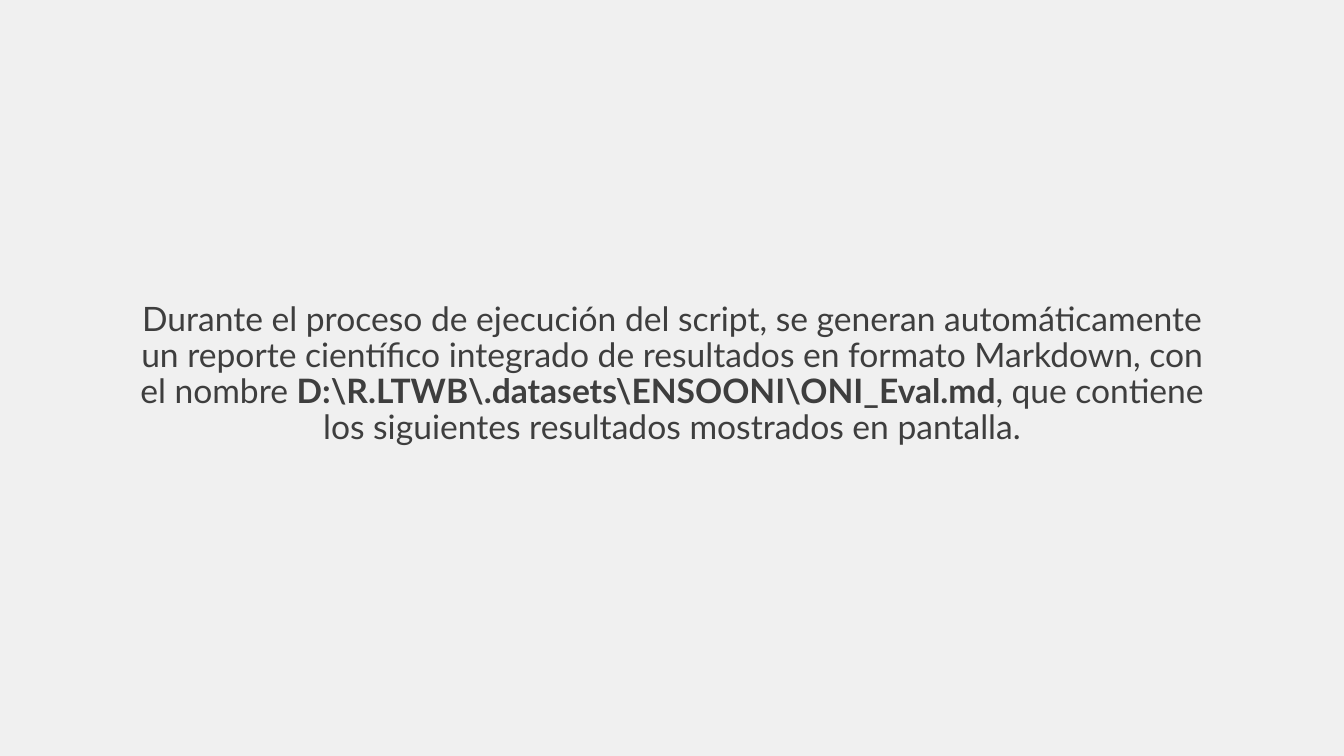
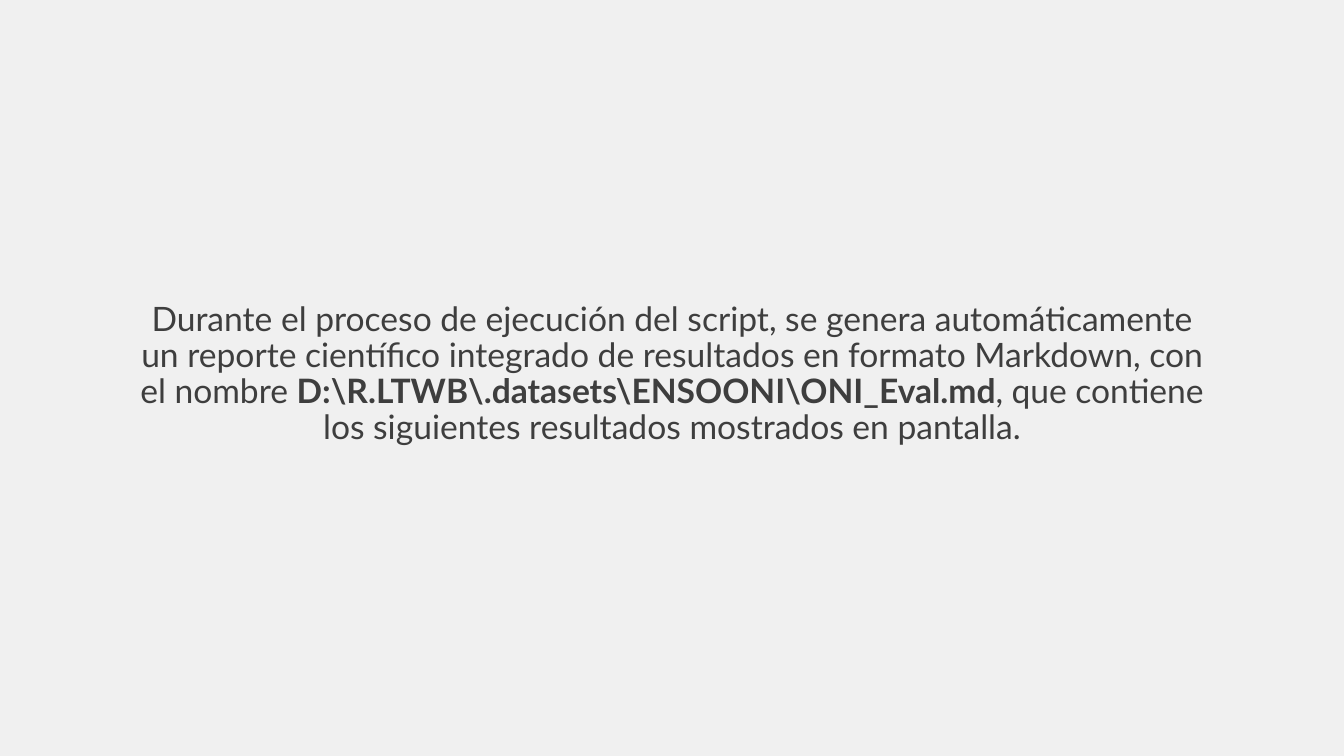
Before and after one commit to rcfdtools/R.LTWB, a slide deck: slide 17 of Section03/ENSOONI/ENSOONI.pptx. Drawn at 1344x756 pixels with LibreOffice and Linux fonts; fonts in the diff are those of the drawing. Boxes give left, top, right and bottom in pixels: in the first picture for what was removed or moved away, otherwise in the second. Text is boxed around its words. In the diff, an @@ line names an element or a change of style, - is before the commit and + after.

Commit message:
General update.

```diff
--- a/Section03/ENSOONI/ENSOONI.pptx
+++ b/Section03/ENSOONI/ENSOONI.pptx
@@ title at box(140, 306, 1203, 445): text changed @@
-Durante el proceso de ejecución del script, se generan automáticamente un reporte científico integrado de resultados en formato Markdown, con el nombre D:\R.LTWB\.datasets\ENSOONI\ONI_Eval.md, que contiene los siguientes resultados mostrados en pantalla.
+Durante el proceso de ejecución del script, se genera automáticamente un reporte científico integrado de resultados en formato Markdown, con el nombre D:\R.LTWB\.datasets\ENSOONI\ONI_Eval.md, que contiene los siguientes resultados mostrados en pantalla.
```
Also in this commit, not shown: 4 other files.
